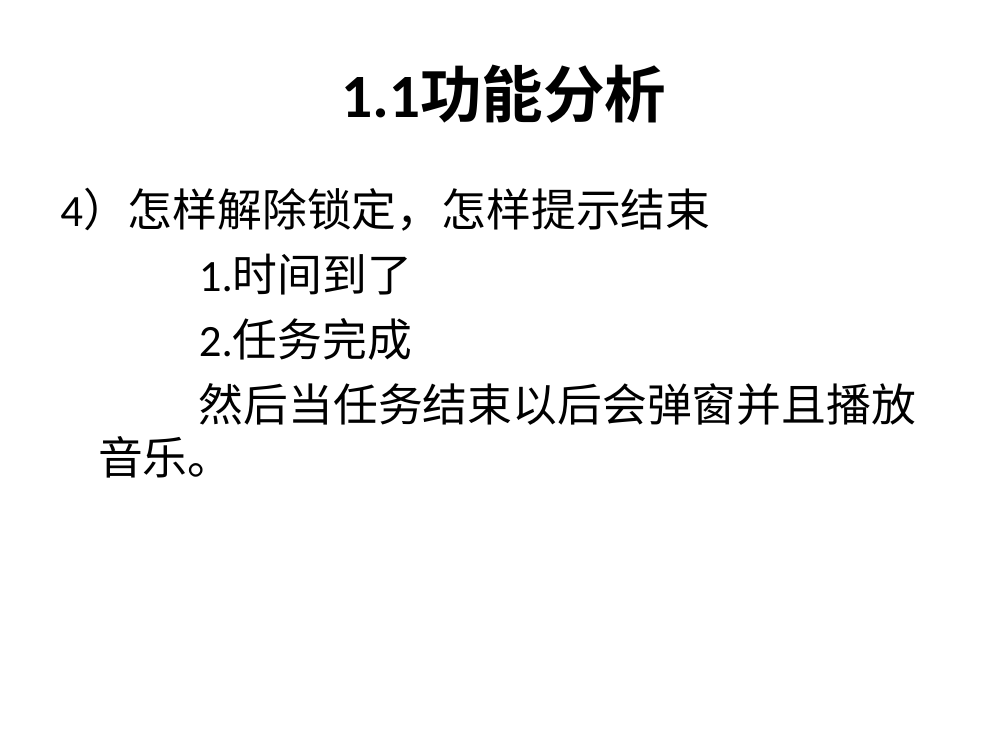
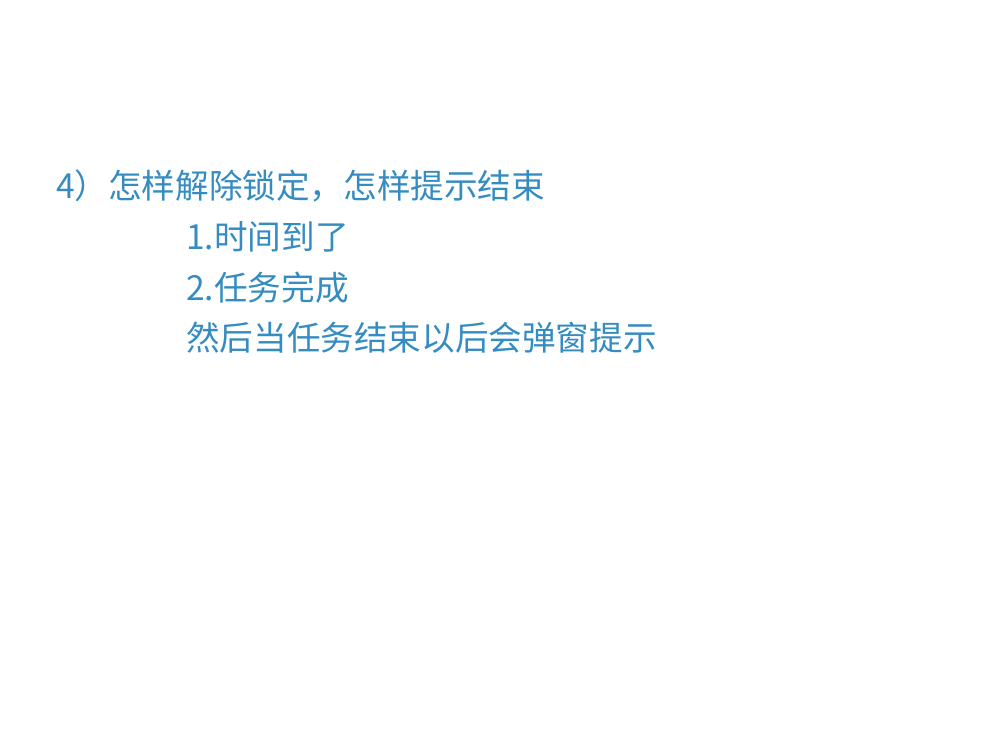
Before and after one commit to tzy502/test, a slide deck: slide 12 of G07项目介绍.ppt (slide 14 before the commit). Drawn at 1008x756 pixels with LibreOffice and Linux fonts; fonts in the diff are those of the drawing; background and template pictures are left out. Boxes give left, top, right and bottom in pixels: in the first picture for what was removed or moved away, otherwise in the second. Text is boxed around its words. In the diff, an @@ line names an element or a change of style, - is before the commit and + after.

```diff
--- a/G07项目介绍.ppt
+++ b/G07项目介绍.ppt
@@ title "1.1功能分析": place and size @@
-title "1.1功能分析" at (341,66,666,123)
+title "1.1功能分析" at (93,0,879,82)
@@ title "1.1功能分析" at (93,0,879,82): size 44 to 32 pt, font Calibri to Noto Sans CJK SC, text colour #000000 to #FFFFFF; line spacing 1 to 0.9; vertical alignment middle to bottom @@
@@ text "4）怎样解除锁定，怎样提示结束": place and size @@
-text "4）怎样解除锁定，怎样提示结束" at (60,188,916,478)
+text "4）怎样解除锁定，怎样提示结束" at (56,169,656,353)
@@ text at (56,169,545,303): size 32 to 24 pt, font Calibri to Noto Sans CJK SC, text colour #000000 to #358CC1 in "4）怎样解除锁定，怎样提示结束", "1.时间到了", "2.任务完成"; alignment left to justified; indent changed; line spacing 1 to 1.1; less space between paragraphs @@
@@ text at (186,321,656,353): text changed; size 32 to 24 pt; font Calibri to Noto Sans CJK SC; text colour #000000 to #358CC1 @@
-然后当任务结束以后会弹窗并且播放音乐。
+然后当任务结束以后会弹窗提示
```
Also in this commit, not shown: 21 other slides changed, 1 slide added, 7 slides removed, 6 other files.
